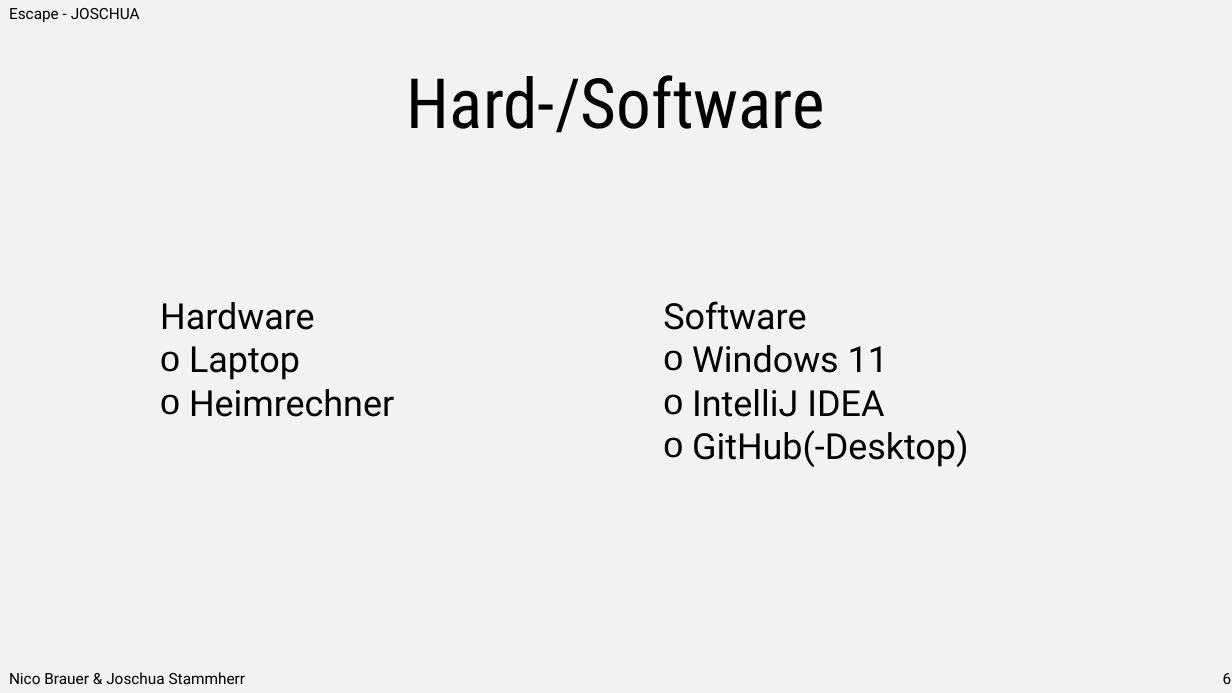
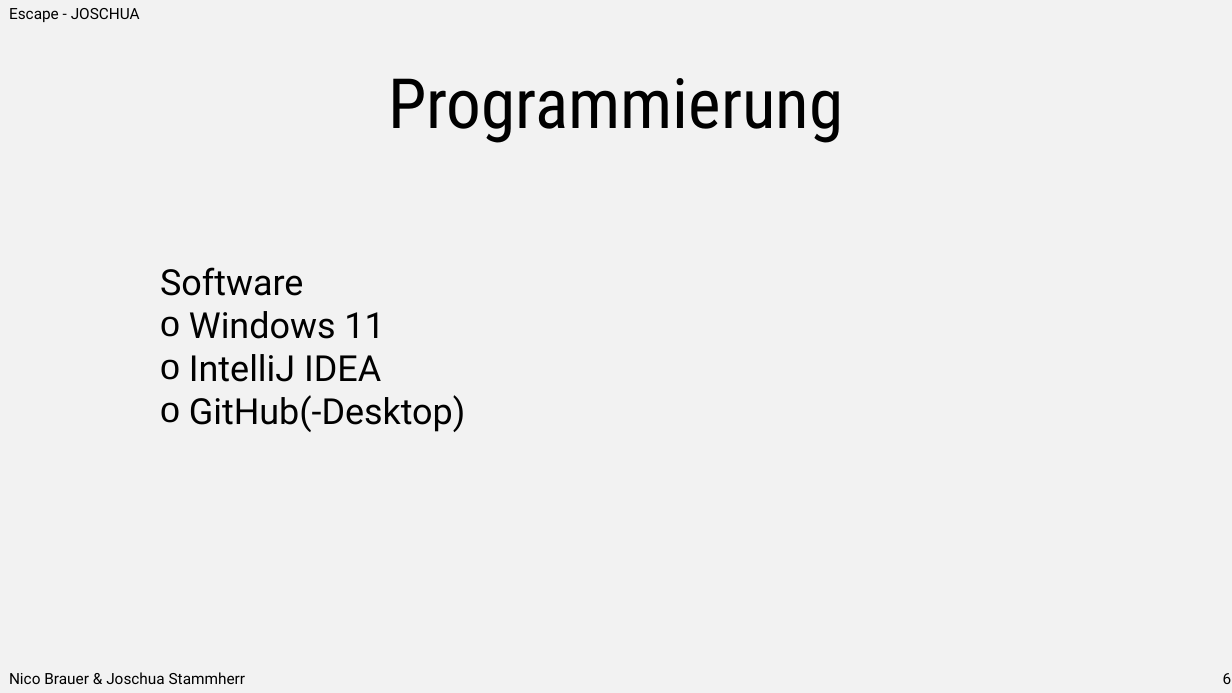
Before and after one commit to nico-nlm/Escape-JOSCHUA, a slide deck: slide 7 of dokumente/Präsentation.pptx. Drawn at 1232x693 pixels with LibreOffice and Linux fonts; fonts in the diff are those of the drawing. Boxes give left, top, right and bottom in pixels: in the first picture for what was removed or moved away, otherwise in the second. Text is boxed around its words. In the diff, an @@ line names an element or a change of style, - is before the commit and + after.

```diff
--- a/dokumente/Präsentation.pptx
+++ b/dokumente/Präsentation.pptx
@@ text at (388,78,843,143): text changed @@
-Hard-/Software
+Programmierung
@@ text "Software": place and size @@
-text "Software" at (663,301,968,467)
+text "Software" at (160,267,465,432)
@@ text removed at (160,302,394,417) @@
-Hardware
-o Laptop
-o Heimrechner
```
Also in this commit, not shown: 2 other slides changed, 2 slides removed, 4 other files.
